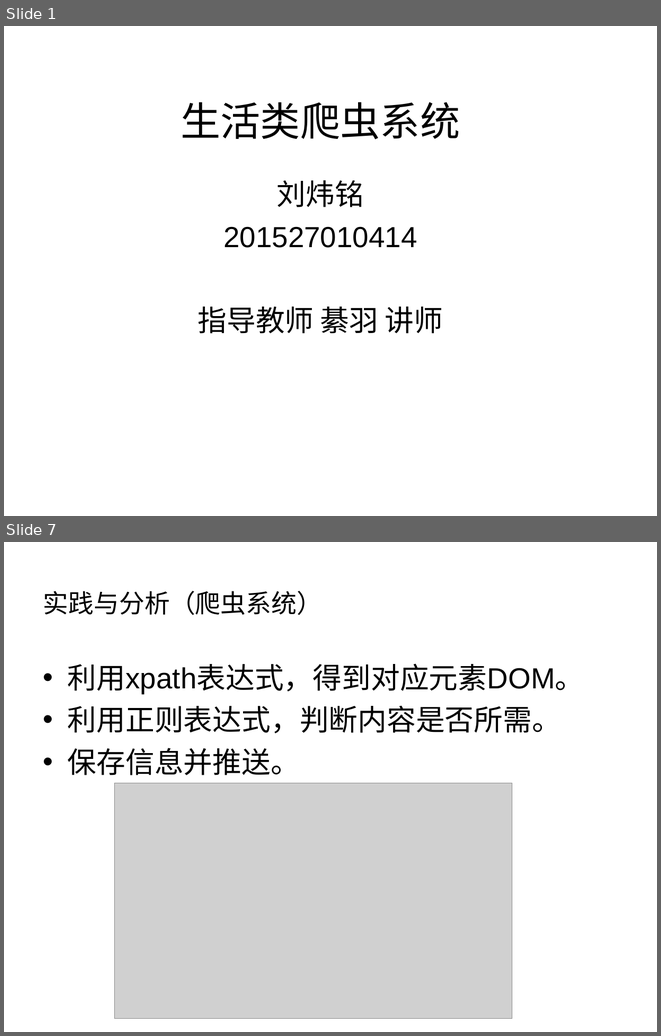
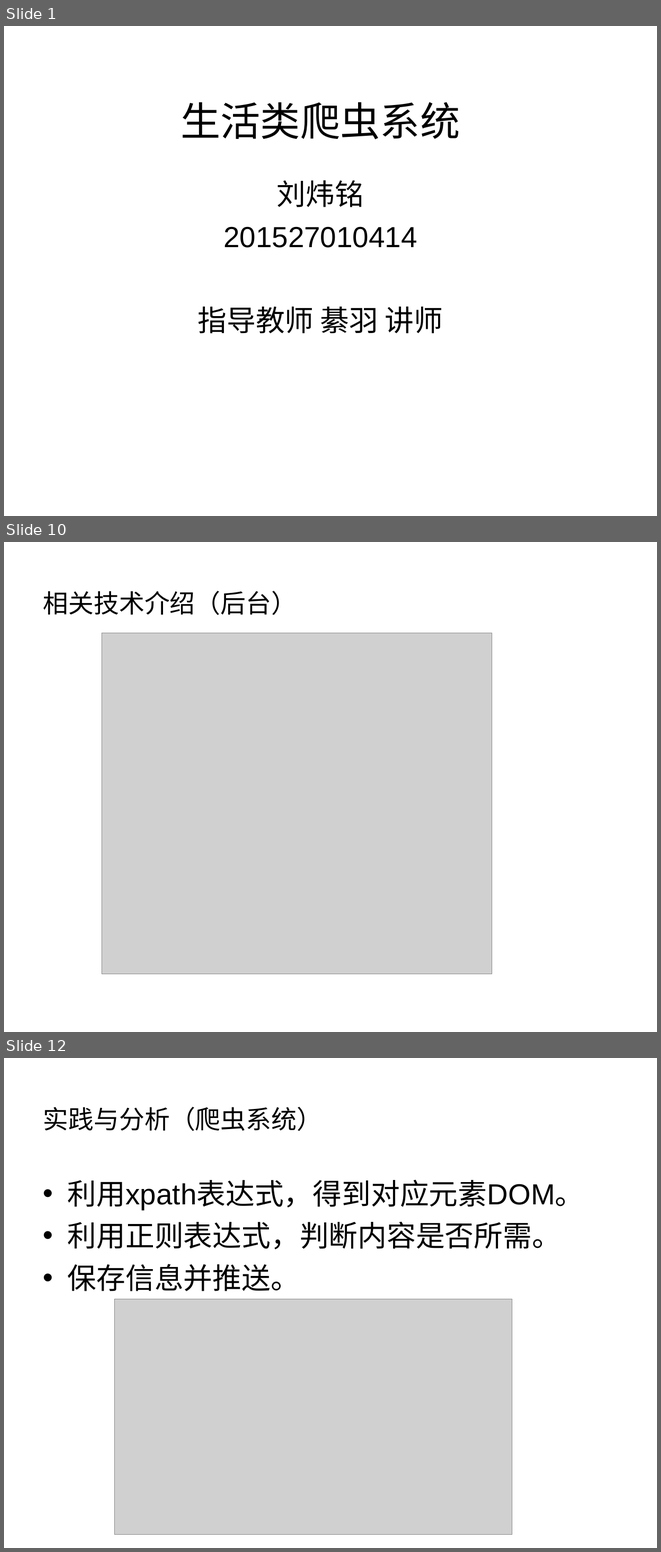
Before and after one commit to liuweiming1997/extensions, a slide deck: 论文.ppt. Shown one above the other, each under a label of ours: slides 1 and 7 before the commit, slides 1, 10 and 12 after it; the slides between them are not shown. The pictures are 661x1036 and 661x1552 pixels, drawn with LibreOffice and Linux fonts; fonts in the diff are those of the drawing; grey boxes stand for pictures. Boxes give left, top, right and bottom in pixels: in the first picture for what was removed or moved away, otherwise in the second. Text is boxed around its words. In the diff, an @@ line names an element or a change of style, - is before the commit and + after.

```diff
--- a/论文.ppt
+++ b/论文.ppt
@@ slide 10 added at <box>4,542,657,1032</box>, background #FFFFFF @@
@@ title added at <box>43,591,297,615</box>, 28 pt, text #000000 @@
+相关技术介绍（后台）
@@ picture added at <box>102,633,492,973</box> @@
@@ what was slide 7 is now slide 12 @@
```
Also in this commit, not shown: 6 slides changed, 4 other slides added, 1 slide removed.
